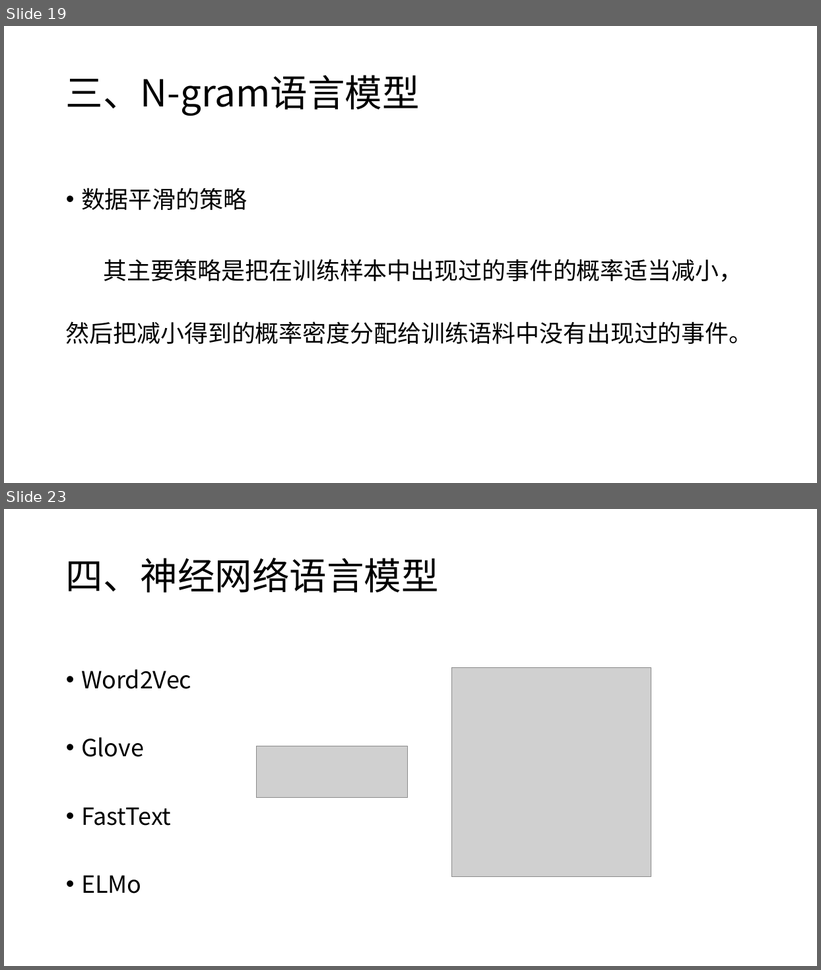
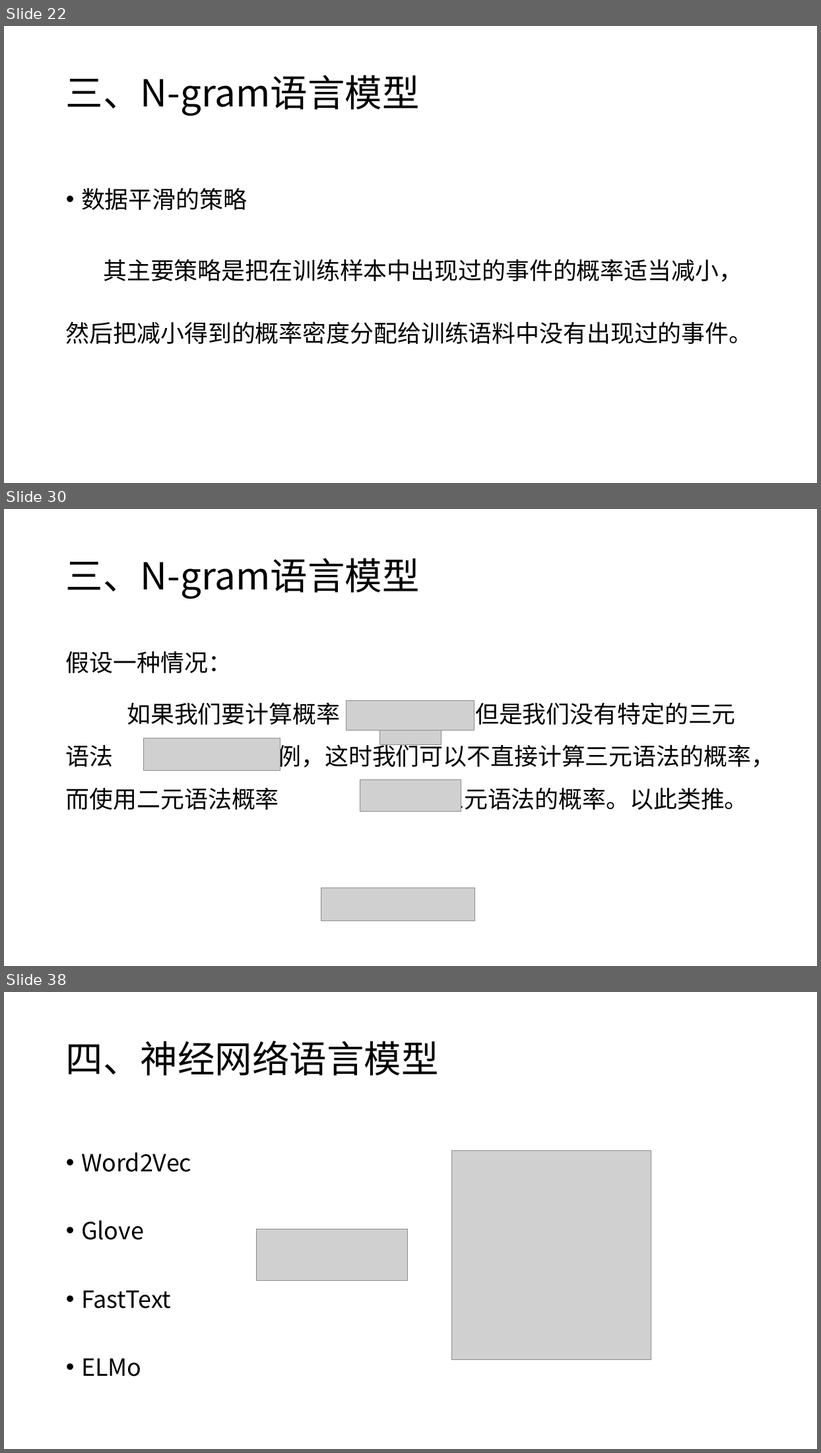
Before and after one commit to charlesXu86/Chatbot_CN, a slide deck: Chatbot_Doc/课程/NLP-4-语言模型.pptx. Shown one above the other, each under a label of ours: slides 19 and 23 before the commit, slides 22, 30 and 38 after it; the slides between them are not shown. The pictures are 821x970 and 821x1453 pixels, drawn with LibreOffice and Linux fonts; fonts in the diff are those of the drawing; grey boxes stand for pictures. Boxes give left, top, right and bottom in pixels: in the first picture for what was removed or moved away, otherwise in the second. Text is boxed around its words. In the diff, an @@ line names an element or a change of style, - is before the commit and + after.

```diff
--- a/Chatbot_Doc/课程/NLP-4-语言模型.pptx
+++ b/Chatbot_Doc/课程/NLP-4-语言模型.pptx
@@ slide 30 added at (x1=4, y1=509, x2=817, y2=966), background #FFFFFF @@
@@ title added at (x1=66, y1=558, x2=420, y2=599), 44 pt, text #000000 @@
+三、N-gram语言模型
@@ text added at (x1=66, y1=651, x2=775, y2=812), 28 pt, text #000000 @@
+假设一种情况：
+如果我们要计算概率 ，但是我们没有特定的三元语法 的实例，这时我们可以不直接计算三元语法的概率，而使用二元语法概率 来估计三元语法的概率。以此类推。
@@ picture added at (x1=347, y1=701, x2=475, y2=730) @@
@@ picture added at (x1=144, y1=739, x2=281, y2=770) @@
@@ picture added at (x1=380, y1=730, x2=442, y2=745) @@
@@ picture added at (x1=360, y1=780, x2=461, y2=812) @@
@@ picture added at (x1=322, y1=889, x2=475, y2=921) @@
@@ what was slide 19 is now slide 22 @@
@@ what was slide 23 is now slide 38 @@
```
Also in this commit, not shown: 7 slides changed, 25 other slides added, 2 other files.
